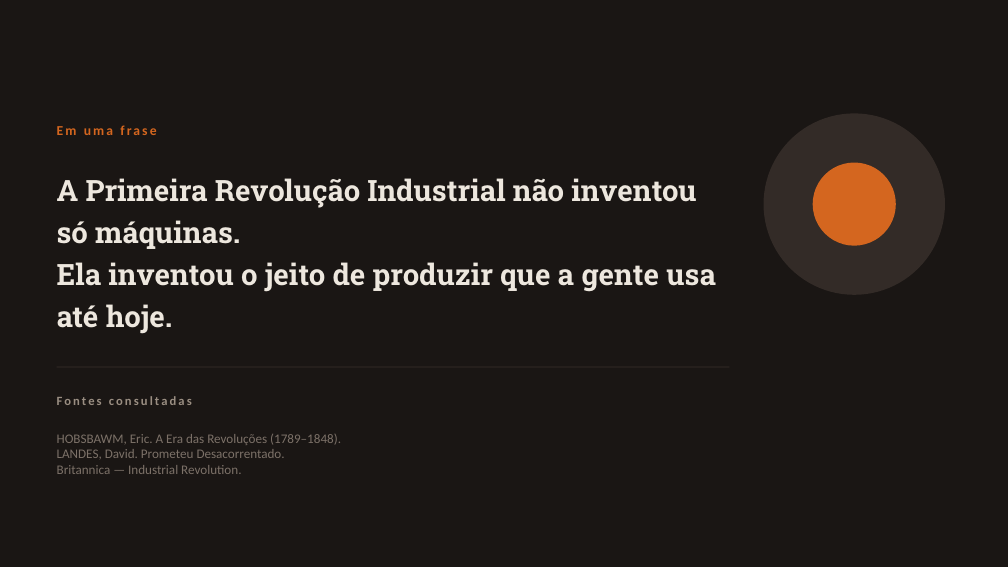
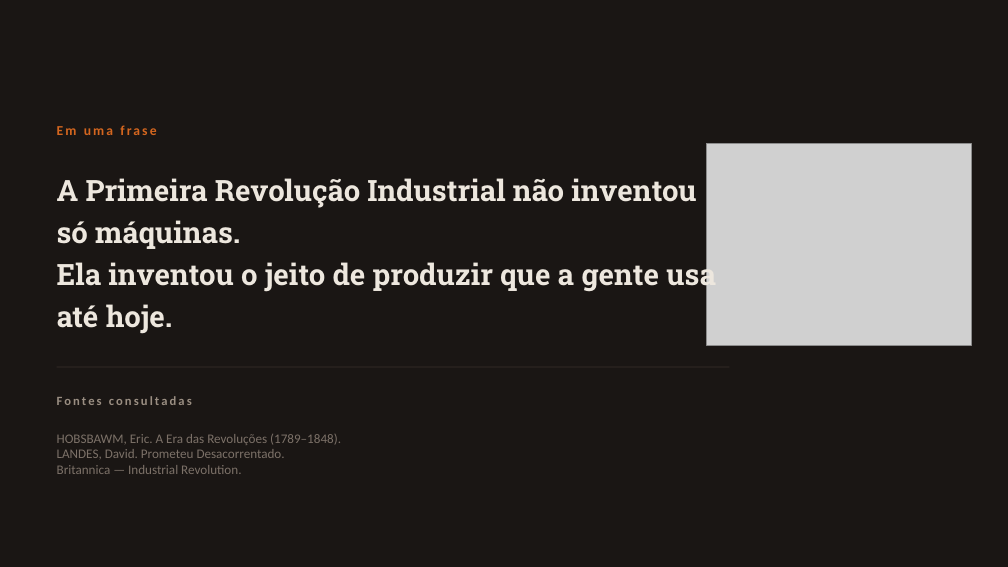
Before and after one commit to guirab734/industry, a slide deck: slide 12 of docs/primeira-revolucao-industrial.pptx. Drawn at 1008x567 pixels with LibreOffice and Linux fonts; fonts in the diff are those of the drawing; grey boxes stand for pictures. Boxes give left, top, right and bottom in pixels: in the first picture for what was removed or moved away, otherwise in the second. Text is boxed around its words. In the diff, an @@ line names an element or a change of style, - is before the commit and + after.

```diff
--- a/docs/primeira-revolucao-industrial.pptx
+++ b/docs/primeira-revolucao-industrial.pptx
@@ ellipse removed at <box>764,113,945,295</box> @@
@@ picture added at <box>707,144,972,346</box> @@
@@ ellipse removed at <box>813,163,896,246</box> @@
```
Also in this commit, not shown: 4 other slides changed, 6 other files.
